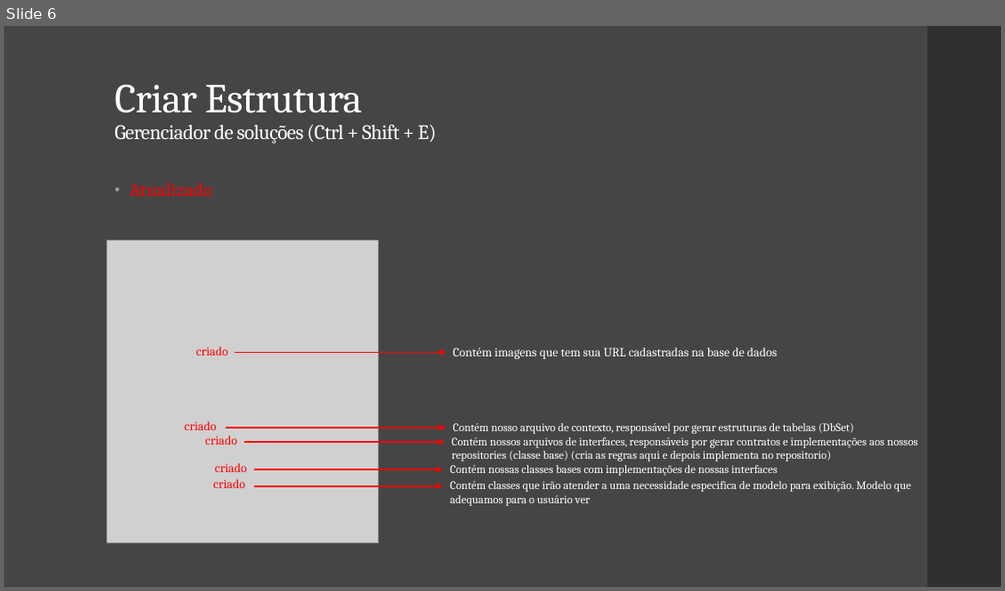
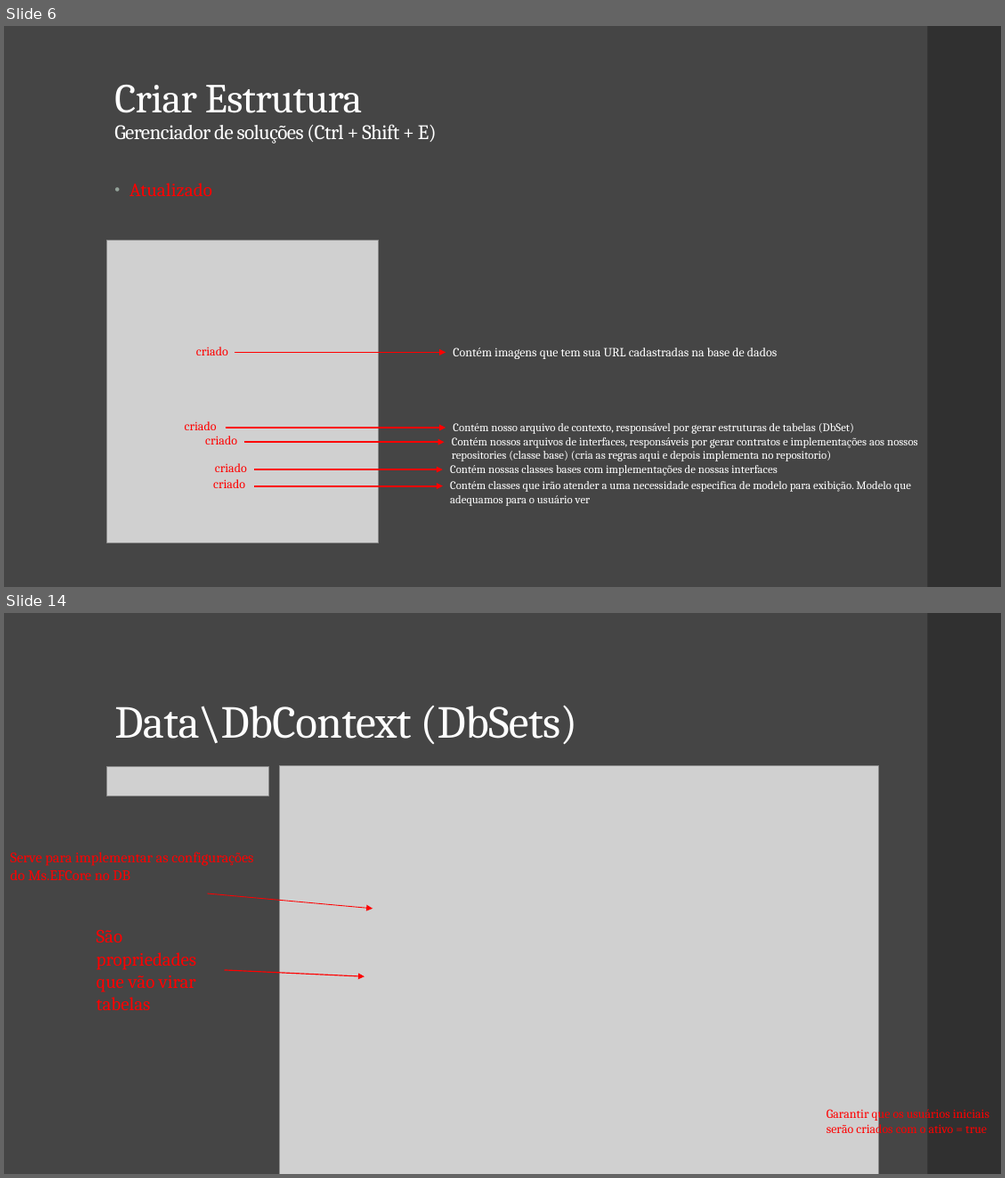
Before and after one commit to Filipe-Alexandre/TIPI04, a slide deck: aulas/saida-02-Back-end/Csharp/DocumentacaoMVC.pptx. Shown one above the other, each under a label of ours: slide 6 before the commit, slides 6 and 14 after it; the slides between them are not shown. The pictures are 1005x591 and 1005x1178 pixels, drawn with LibreOffice and Linux fonts; fonts in the diff are those of the drawing; grey boxes stand for pictures. Boxes give left, top, right and bottom in pixels: in the first picture for what was removed or moved away, otherwise in the second. Text is boxed around its words. In the diff, an @@ line names an element or a change of style, - is before the commit and + after.

```diff
--- a/aulas/saida-02-Back-end/Csharp/DocumentacaoMVC.pptx
+++ b/aulas/saida-02-Back-end/Csharp/DocumentacaoMVC.pptx
@@ slide 14 added at [4, 613, 1001, 1174], background #454545; not listed: 1 template element that a slide beside it also shows @@
@@ title added at [114, 706, 578, 744], 44 pt, text #FFFFFF @@
+Data\DbContext (DbSets)
@@ picture added at [107, 767, 268, 796] @@
@@ picture added at [279, 766, 878, 1174] @@
@@ text added at [10, 852, 253, 880], 14 pt, text #FF0000 @@
+Serve para implementar as configurações do Ms.EFCore no DB
@@ arrow added from (208, 893) to (372, 908), #FF0000 0.75 pt @@
@@ text added at [97, 930, 196, 1010], 18 pt, text #FF0000 @@
+São propriedades que vão virar tabelas
@@ arrow added from (225, 970) to (364, 976), #FF0000 1 pt @@
@@ text added at [826, 1106, 989, 1136], 12 pt, text #FF0000 @@
+Garantir que os usuários iniciais serão criados com o ativo = true
```
Also in this commit, not shown: 10 other slides added.
